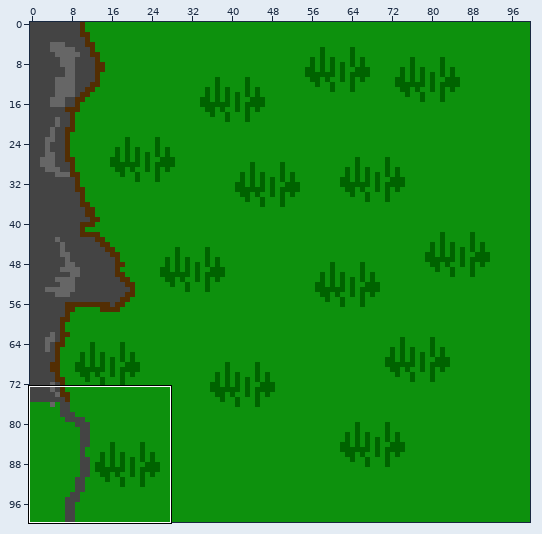
One commit to this sprite sheet: Basic-Base/Assets/Resources/Sprites/cliff.png. Above: a wide view before the commit, with the close-up outlined.
Close-up. The starting point:
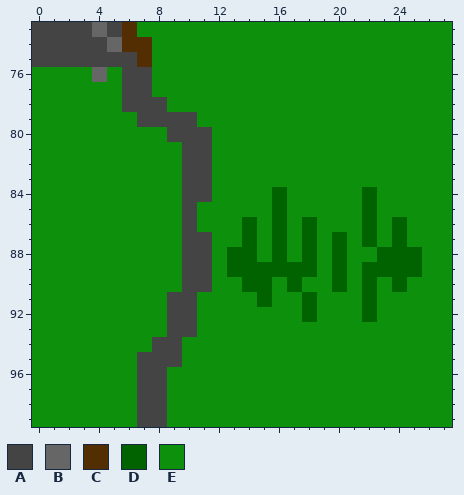
The file is 100x100 pixels. Shown: x 0..27, y 73..99.
Palette (. is transparent): A #444444  B #666666  C #532e03  D #006300  E #0d910d
Pixels before, first column x 0:
 73 AAAABACEEEEEEEEEEEEEEEEEEEEE
 74 AAAAABCCEEEEEEEEEEEEEEEEEEEE
 75 AAAAAAACEEEEEEEEEEEEEEEEEEEE
 76 EEEEBEAAEEEEEEEEEEEEEEEEEEEE
 77 EEEEEEAAEEEEEEEEEEEEEEEEEEEE
 78 EEEEEEAAAEEEEEEEEEEEEEEEEEEE
 79 EEEEEEEAAAAEEEEEEEEEEEEEEEEE
 80 EEEEEEEEEAAAEEEEEEEEEEEEEEEE
 81 EEEEEEEEEEAAEEEEEEEEEEEEEEEE
 82 EEEEEEEEEEAAEEEEEEEEEEEEEEEE
 83 EEEEEEEEEEAAEEEEEEEEEEEEEEEE
 84 EEEEEEEEEEAAEEEEDEEEEEDEEEEE
 85 EEEEEEEEEEAEEEEEDEEEEEDEEEEE
 86 EEEEEEEEEEAEEEDEDEDEEEDEDEEE
 87 EEEEEEEEEEAAEEDEDEDEDEDEDEEE
 88 EEEEEEEEEEAAEDDEDEDEDEEDDDEE
 89 EEEEEEEEEEAAEDDDDDDEDEDDDDEE
 90 EEEEEEEEEEAAEEDDEDEEDEDEDEEE
 91 EEEEEEEEEAAEEEEDEEDEEEDEEEEE
 92 EEEEEEEEEAAEEEEEEEDEEEDEEEEE
 93 EEEEEEEEEAAEEEEEEEEEEEEEEEEE
 94 EEEEEEEEAAEEEEEEEEEEEEEEEEEE
 95 EEEEEEEAAAEEEEEEEEEEEEEEEEEE
 96 EEEEEEEAAEEEEEEEEEEEEEEEEEEE
 97 EEEEEEEAAEEEEEEEEEEEEEEEEEEE
 98 EEEEEEEAAEEEEEEEEEEEEEEEEEEE
 99 EEEEEEEAAEEEEEEEEEEEEEEEEEEE
New version:
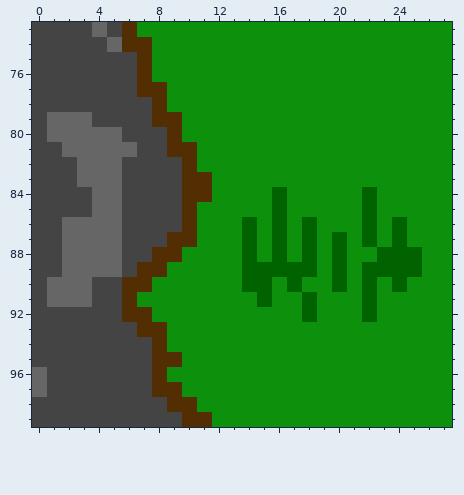
The edit:
y 76: x 0..5 EEEEBE -> AAAAAA; x 7 A -> C
y 77: x 0..5 EEEEEE -> AAAAAA; x 7..8 AE -> CC
y 78: x 0..5 EEEEEE -> AAAAAA; x 8 A -> C
y 79: x 0..6 EEEEEEE -> ABBBAAA; x 8..10 AAA -> CCE
y 80: x 0..11 EEEEEEEEEAAA -> ABBBBBAAACEE
y 81: x 0..11 EEEEEEEEEEAA -> AABBBBBAACCE
y 82: x 0..11 EEEEEEEEEEAA -> AAABBBAAAACE
y 83: x 0..11 EEEEEEEEEEAA -> AAABBBAAAACC
y 84: x 0..11 EEEEEEEEEEAA -> AAAABBAAAACC
y 85: x 0..10 EEEEEEEEEEA -> AAAABBAAAAC
y 86: x 0..10 EEEEEEEEEEA -> AABBBBAAAAC
y 87: x 0..11 EEEEEEEEEEAA -> AABBBBAAACCE
y 88: x 0..11 EEEEEEEEEEAA -> AABBBBAACCEE; x 13 D -> E
y 89: x 0..8 EEEEEEEEE -> AABBBBACC; x 10..11 AA -> EE; x 13 D -> E
y 90: x 0..7 EEEEEEEE -> ABBBAACC; x 10..11 AA -> EE
y 91: x 0..6 EEEEEEE -> ABBBAAC; x 9..10 AA -> EE
y 92: x 0..7 EEEEEEEE -> AAAAAACC; x 9..10 AA -> EE
y 93: x 0..10 EEEEEEEEEAA -> AAAAAAACCEE
y 94: x 0..9 EEEEEEEEAA -> AAAAAAAACE
y 95: x 0..6 EEEEEEE -> AAAAAAA; x 8..9 AA -> CC
y 96: x 0..6 EEEEEEE -> BAAAAAA; x 8 A -> C
y 97: x 0..6 EEEEEEE -> BAAAAAA; x 8..9 AE -> CC
y 98: x 0..6 EEEEEEE -> AAAAAAA; x 9..10 EE -> CC
y 99: x 0..6 EEEEEEE -> AAAAAAA; x 9..11 EEE -> ACC
Pixel boxes of the changes (left, top, right, bottom) in both close-ups:
changed: (32, 67, 242, 427)
